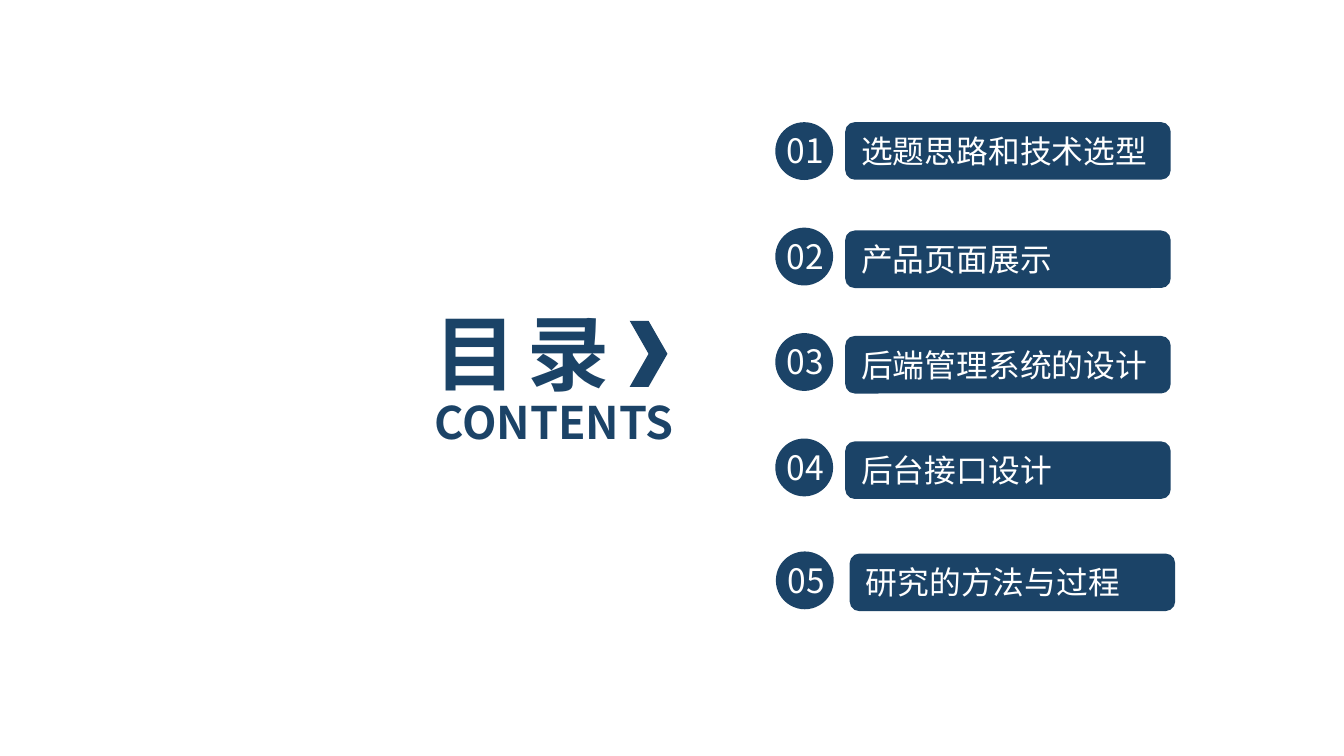
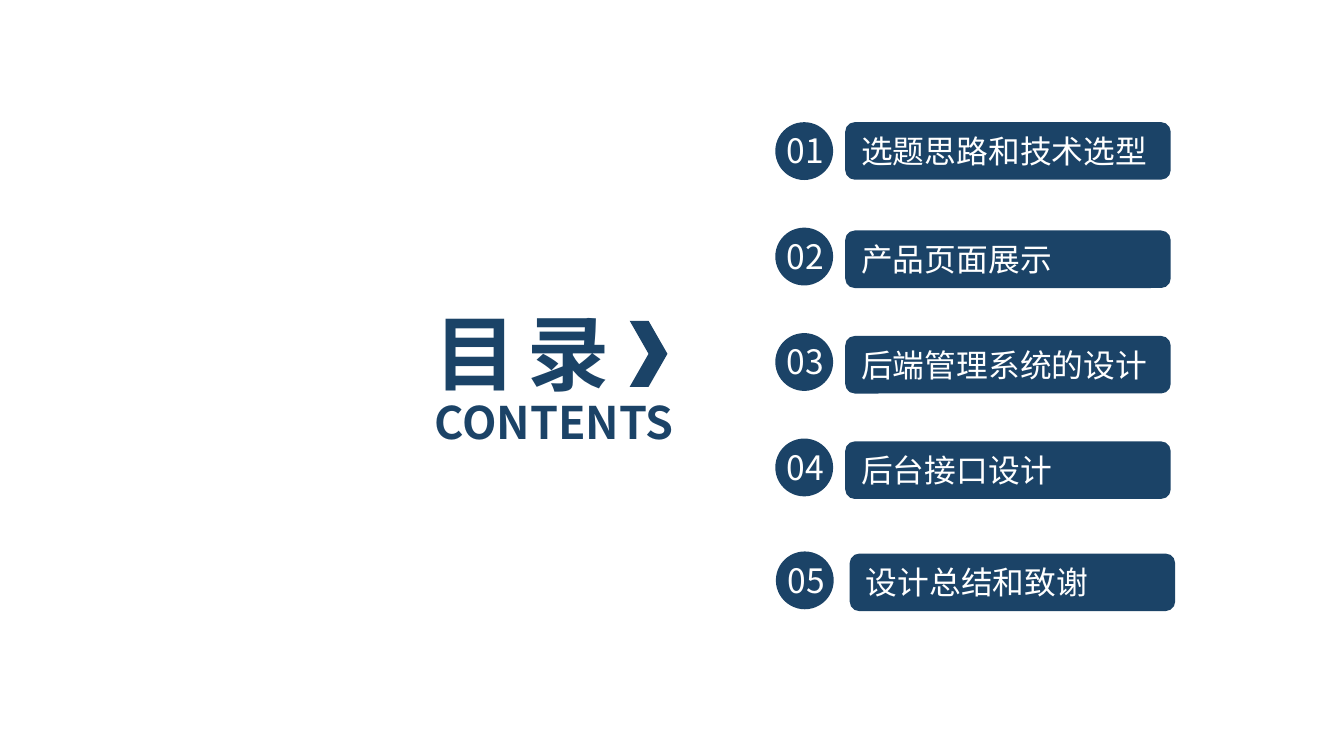
Before and after one commit to yaun369/Second-hand-transaction, a slide deck: slide 2 of 论文答辩.pptx. Drawn at 1344x756 pixels with LibreOffice and Linux fonts; fonts in the diff are those of the drawing; background and template pictures are left out. Boxes give left, top, right and bottom in pixels: in the first picture for what was removed or moved away, otherwise in the second. Text is boxed around its words. In the diff, an @@ line names an element or a change of style, - is before the commit and + after.

```diff
--- a/论文答辩.pptx
+++ b/论文答辩.pptx
@@ text in rounded rectangle at (866, 567, 1088, 597): text changed @@
-研究的方法与过程
+设计总结和致谢
```
Also in this commit, not shown: 1 other slide changed, 5 slides added, 10 slides removed, 2 other files.
